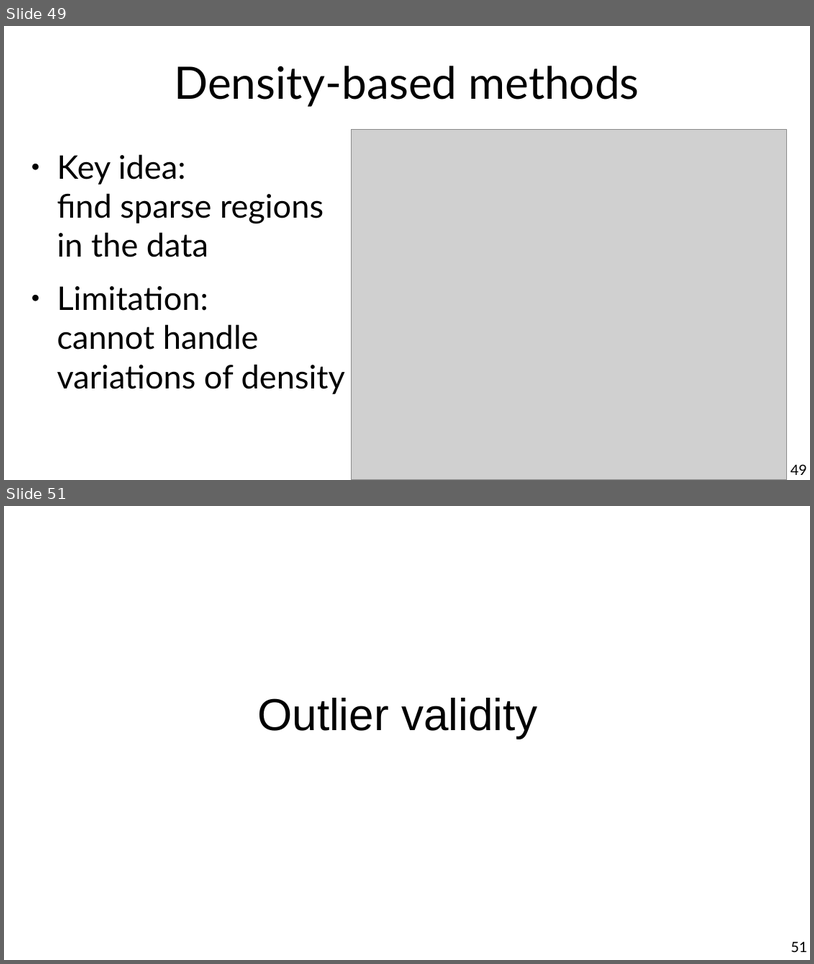
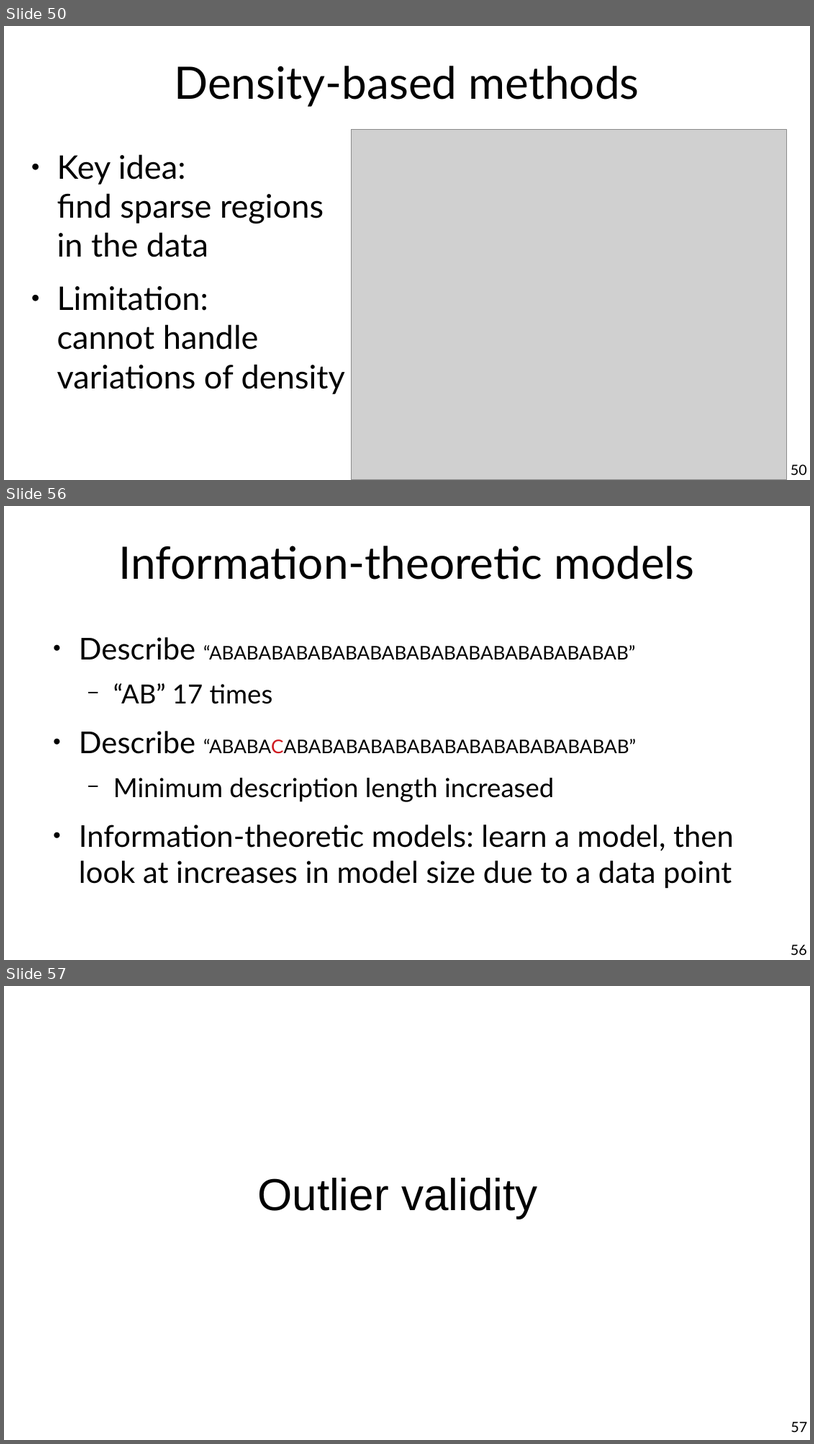
Before and after one commit to marco-calautti/data-mining-course, a slide deck: theory/tt09_outlier_detection.odp. Shown one above the other, each under a label of ours: slides 49 and 51 before the commit, slides 50, 56 and 57 after it; the slides between them are not shown. The pictures are 814x964 and 814x1444 pixels, drawn with LibreOffice and Linux fonts; fonts in the diff are those of the drawing; grey boxes stand for pictures. Boxes give left, top, right and bottom in pixels: in the first picture for what was removed or moved away, otherwise in the second. Text is boxed around its words. In the diff, an @@ line names an element or a change of style, - is before the commit and + after.

```diff
--- a/theory/tt09_outlier_detection.odp
+++ b/theory/tt09_outlier_detection.odp
@@ slide 56 added at (4, 506, 810, 960), background #FFFFFF @@
@@ title added at (118, 546, 694, 579), 44 pt, text #000000 @@
+Information-theoretic models
@@ text added at (79, 637, 734, 888), 29.6 pt, text #000000 @@
+● Describe “ABABABABABABABABABABABABABABABABAB”
+  − “AB” 17 times
+● Describe “ABABACABABABABABABABABABABABABABAB”
+  − Minimum description length increased
+● Information-theoretic models: learn a model, then look at increases in model size due to a data point
@@ page number added at (791, 944, 808, 955), 14 pt, text #000000 @@
+56
@@ what was slide 49 is now slide 50 @@
@@ page number at (791, 464, 808, 475): text changed @@
-49
+50
@@ what was slide 51 is now slide 57 @@
@@ page number at (791, 1422, 808, 1432): text changed @@
-51
+57
```
Also in this commit, not shown: 10 slides changed, 9 other slides added, 1 slide removed.
